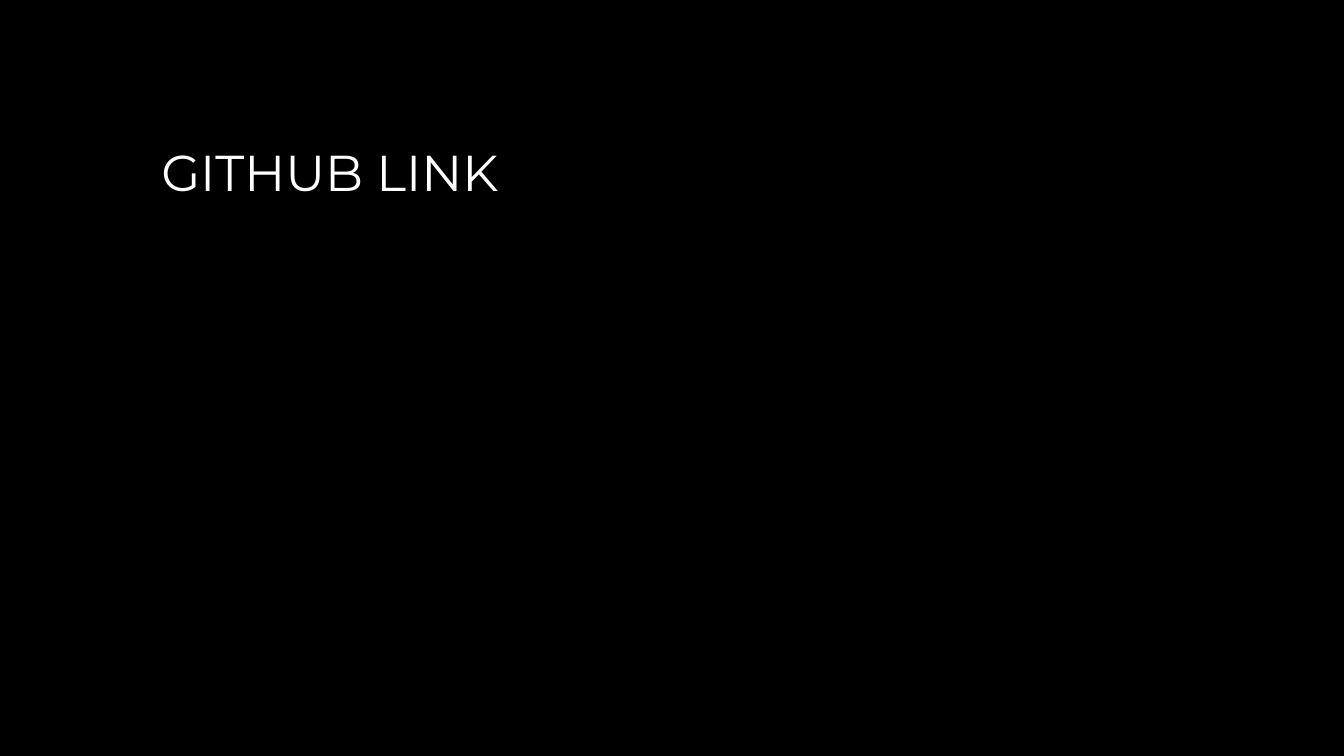
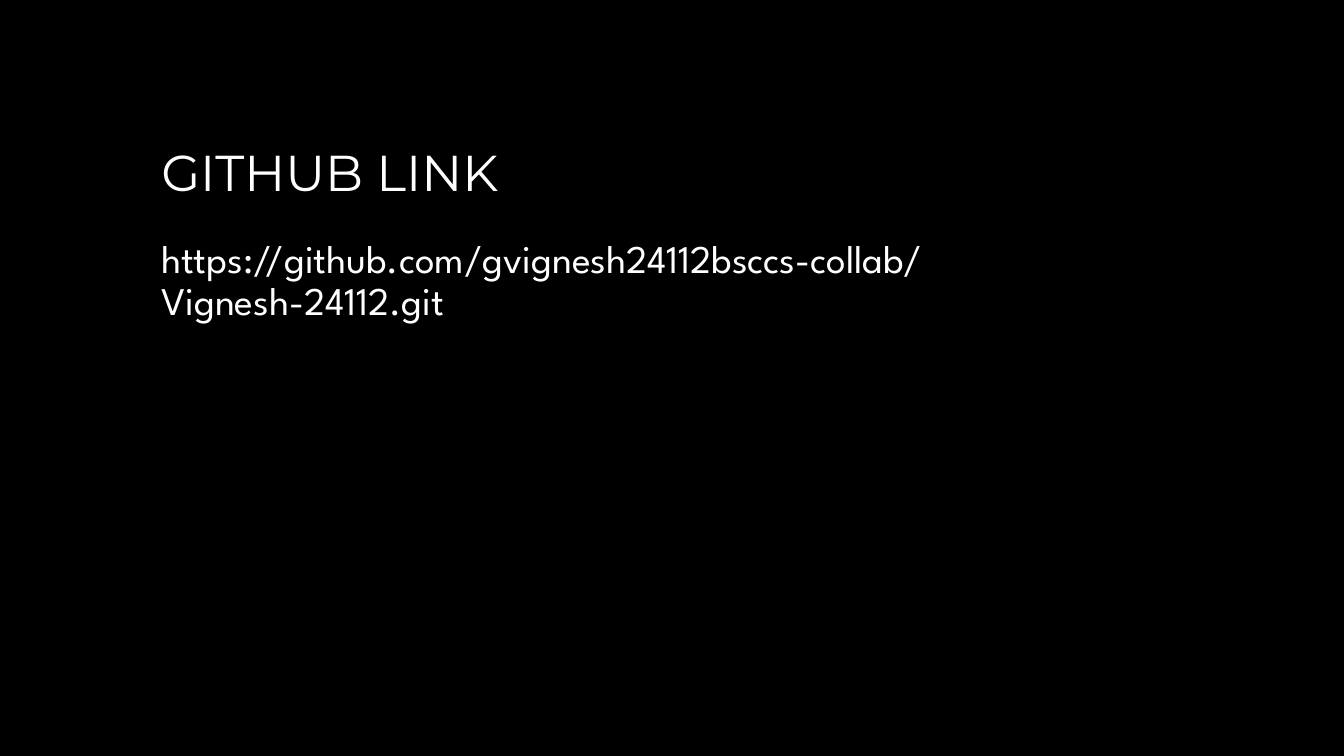
Before and after one commit to gvignesh24112bsccs-collab/Vignesh-24112, a slide deck: slide 12 of Digital portfolio (3).pptx. Drawn at 1344x756 pixels with LibreOffice and Linux fonts; fonts in the diff are those of the drawing; background and template pictures are left out. Boxes give left, top, right and bottom in pixels: in the first picture for what was removed or moved away, otherwise in the second. Text is boxed around its words. In the diff, an @@ line names an element or a change of style, - is before the commit and + after.

```diff
--- a/Digital portfolio (3).pptx
+++ b/Digital portfolio (3).pptx
@@ subtitle added at (161,246,922,324), 28 pt, text #FFFFFF @@
+https://github.com/gvignesh24112bsccs-collab/Vignesh-24112.git
```
